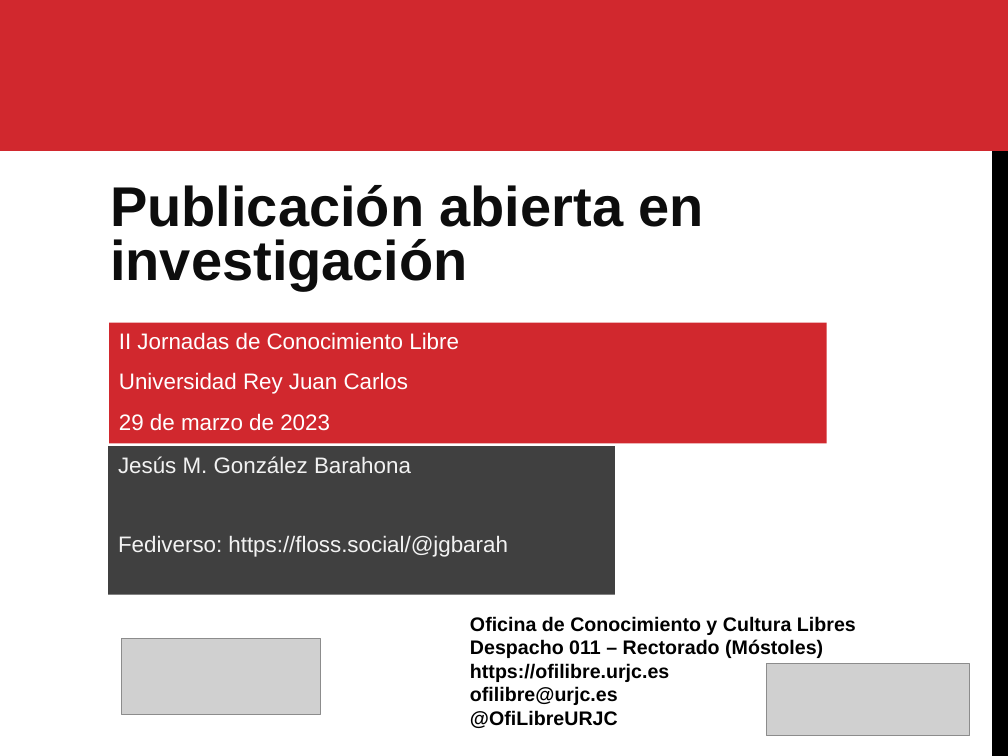
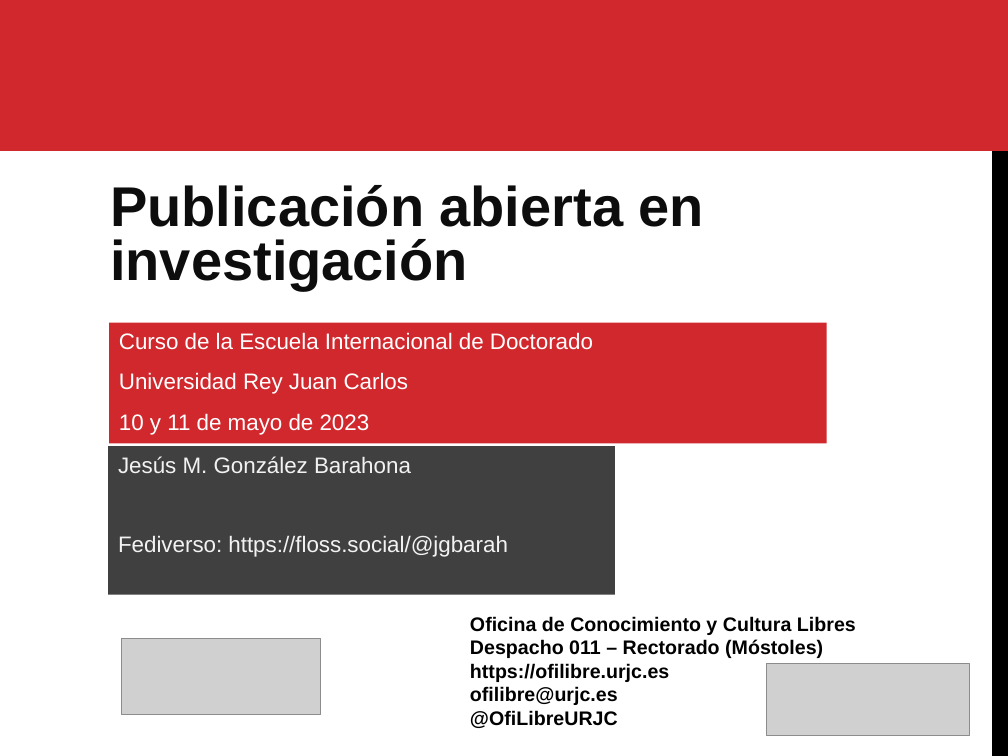
Before and after one commit to gabrielIzquierdo/OfiLibreGabri.github.io, a slide deck: slide 1 of static/transpas/publicacion-abierta-investigacion/Publicacion_Abierta_Investigacion.odp. Drawn at 1008x756 pixels with LibreOffice and Linux fonts; fonts in the diff are those of the drawing; grey boxes stand for pictures. Boxes give left, top, right and bottom in pixels: in the first picture for what was removed or moved away, otherwise in the second. Text is boxed around its words. In the diff, an @@ line names an element or a change of style, - is before the commit and + after.

```diff
--- a/static/transpas/publicacion-abierta-investigacion/Publicacion_Abierta_Investigacion.odp
+++ b/static/transpas/publicacion-abierta-investigacion/Publicacion_Abierta_Investigacion.odp
@@ text in rectangle at <box>119,332,593,350</box>: text changed @@
-II Jornadas de Conocimiento Libre
+Curso de la Escuela Internacional de Doctorado
@@ text in rectangle at <box>119,413,370,435</box>: text changed @@
-29 de marzo de 2023
+10 y 11 de mayo de 2023
```
Also in this commit, not shown: 3 other files.
